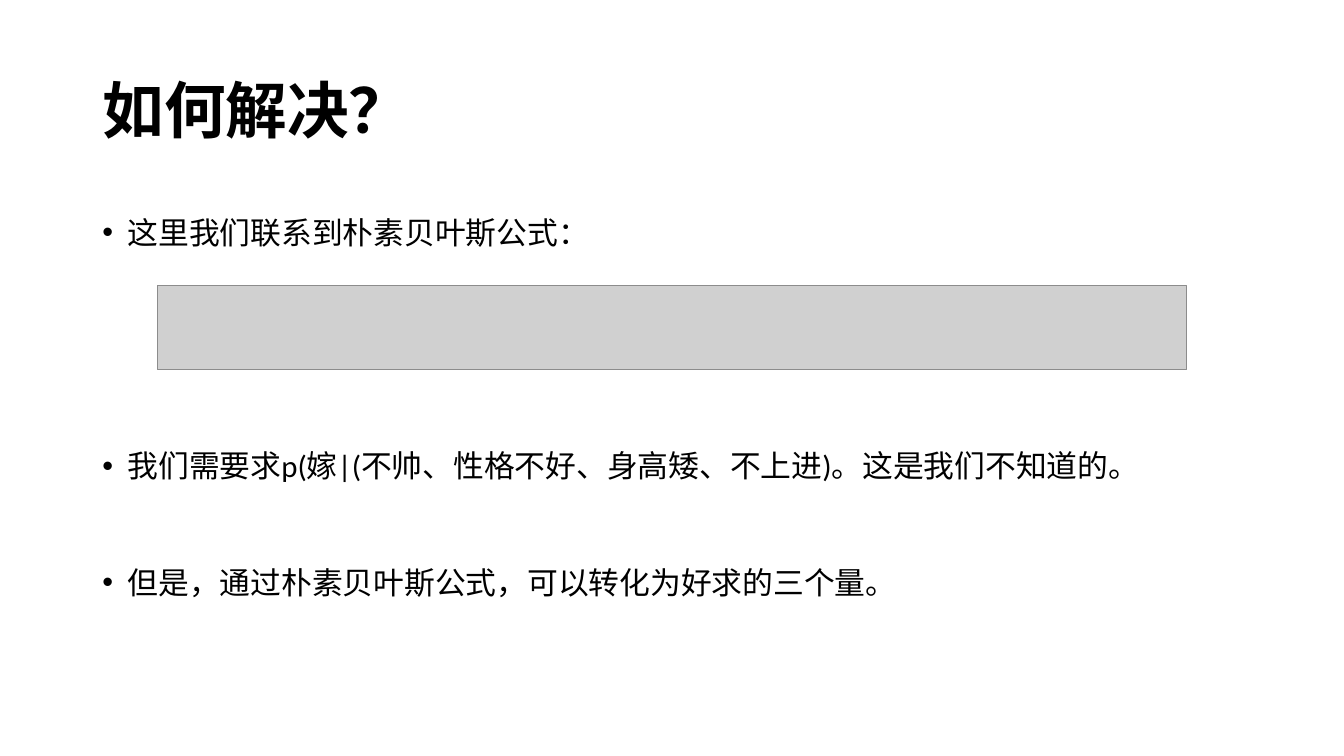
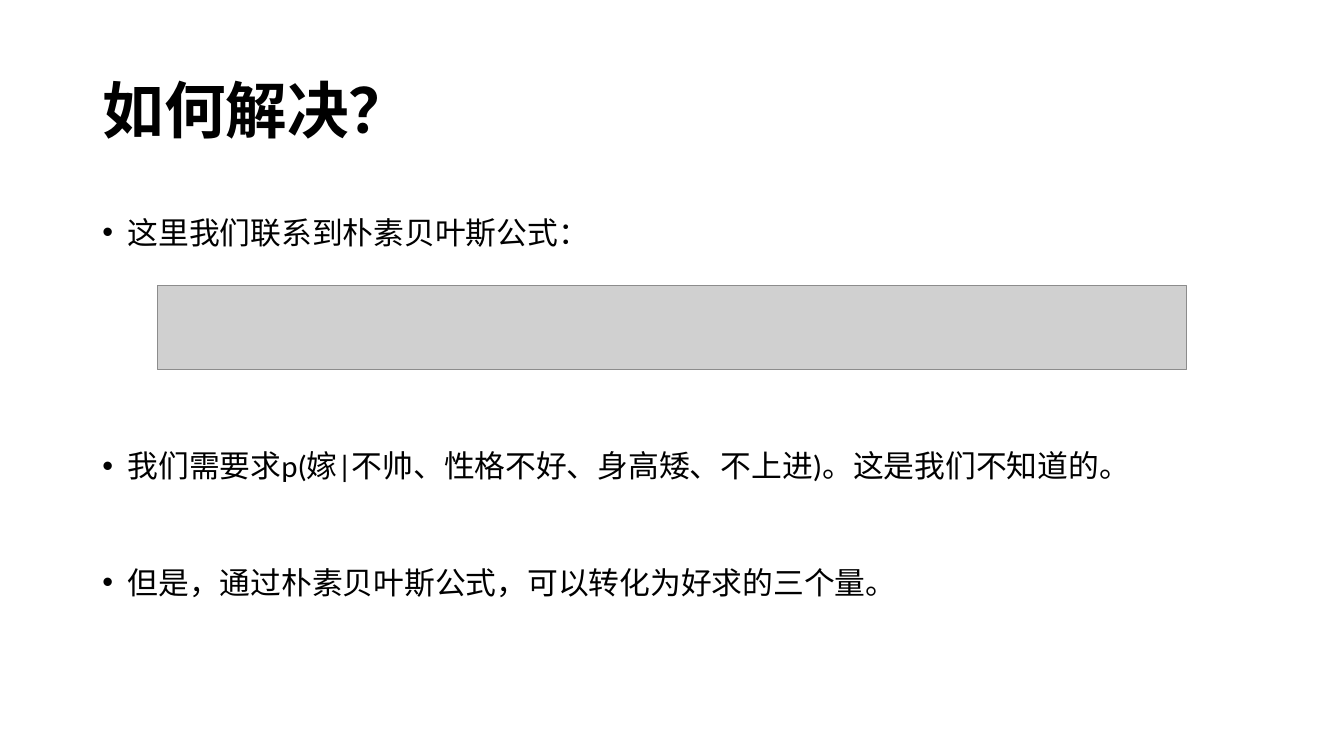
Before and after one commit to xiaodongli1986/teaching_AI, a slide deck: slide 7 of week12_naieve_bs.pptx (slide 6 before the commit). Drawn at 1344x756 pixels with LibreOffice and Linux fonts; fonts in the diff are those of the drawing; grey boxes stand for pictures. Boxes give left, top, right and bottom in pixels: in the first picture for what was removed or moved away, otherwise in the second. Text is boxed around its words. In the diff, an @@ line names an element or a change of style, - is before the commit and + after.

```diff
--- a/week12_naieve_bs.pptx
+++ b/week12_naieve_bs.pptx
@@ text at (128, 451, 1130, 482): text changed @@
-• 我们需要求p(嫁|(不帅、性格不好、身高矮、不上进)。这是我们不知道的。
+• 我们需要求p(嫁|不帅、性格不好、身高矮、不上进)。这是我们不知道的。
```
Also in this commit, not shown: 3 other slides changed, 3 slides added, 1 slide removed, 3 other files.
